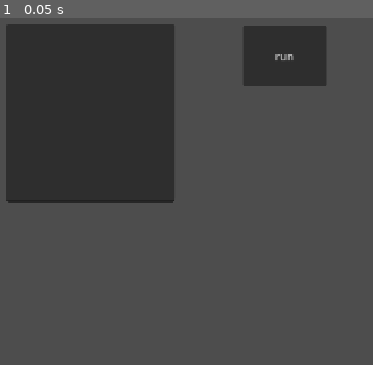
Above: before the commit, frame 1.
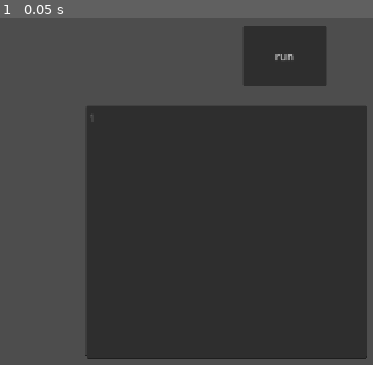
Above: after the commit, the same moment.

Repository: MalteFP/The-platformer-was-replaced
Game: Godot game, scene res://node_2d.tscn
The game is run twice, just before and just after one commit, with the same random seed, the same clock (stepped at 60 frames per second) and the same inputs.
Inputs:
- Up to frame 1 (0.05 s): no input

The runs differ from the first frame. In frame 1, 65% of the frame differs, in the area x 1-99%, y 1-99%.

Commit message:
Added if statements

Diff:
--- a/ASTNode.gd
+++ b/ASTNode.gd
@@ -17,7 +17,6 @@
 	func _init(name: String, val):
 		var_name = name
 		value = val
-		print(var_name + " = " + str(value))
 
 
 class LoopNode extends ASTNode:
@@ -32,8 +31,18 @@
 	var left
 	var op: String
 	var right
-
 	func _init(l, o, r):
 		left = l
 		op = o
 		right = r
+
+
+class IfNode extends ASTNode:
+	var condition_expr
+	var then_branch: Array[ASTNode]
+	var else_branch: Array[ASTNode]
+
+	func _init(p_cond, p_then: Array[ASTNode], p_else: Array[ASTNode] = []):
+		condition_expr = p_cond
+		then_branch = p_then
+		else_branch = p_else
--- a/GameInterpreter.gd
+++ b/GameInterpreter.gd
@@ -7,12 +7,12 @@
 func run_ast(nodes: Array[AST.ASTNode]):
 	for node in nodes:
 		if node is AST.AssignmentNode:
-			print(node is AST.AssignmentNode)
 			var evaluated_val = evaluate_expression(node.value)
 			memory[node.var_name] = evaluated_val
 		elif node is AST.LoopNode:
-			var count = evaluate_expression(node.count_expr)
-			for i in range(int(count)):
+			var raw_count = evaluate_expression(node.count_expr)
+			var count = int(raw_count)
+			for step in range(count):
 				await run_ast(node.body)
 		elif node is AST.FunctionCallNode:
 			var temp_args: Array = []
@@ -22,6 +22,12 @@
 				else:
 					temp_args.append(arg)
 			await execute_function(node.func_name, temp_args)
+		elif node is AST.IfNode:
+			var condition_met = evaluate_expression(node.condition_expr)
+			if condition_met:
+				await run_ast(node.then_branch)
+			elif not node.else_branch.is_empty():
+				await run_ast(node.else_branch)
 
 
 
@@ -36,10 +42,6 @@
 func evaluate_expression(node):
 	if node is int or node is float:
 		return node
-
-	if node is String and memory.has(node):
-		return memory[node]
-
 	if node is AST.BinaryOpNode:
 		var left_val = evaluate_expression(node.left)
 		var right_val = evaluate_expression(node.right)
@@ -50,11 +52,23 @@
 			"*": return left_val * right_val
 			"/": return int(left_val / right_val) if right_val != 0 else 0
 			"%": return left_val % right_val if right_val != 0 else 0
+
+			"==": return left_val == right_val
+			"!=": return left_val != right_val
+			"<": return left_val < right_val
+			">": return left_val > right_val
+			"<=": return left_val <= right_val
+			">=": return left_val >= right_val
+
+	if node is String and memory.has(node):
+		return memory[node]
+
+
 	return int(str(node)) if str(node).is_valid_int() else 0
 
 
 func _on_run_pressed() -> void:
-	var user_code = $CodeEdit.text
+	var user_code = $CodeEditor.text
 	var tokens = Lexer.tokenize(user_code)
 	var ast = SimpleParser.parse(tokens)
 	await run_ast(ast)
--- a/Lexer.gd
+++ b/Lexer.gd
@@ -1,6 +1,6 @@
 class_name Lexer
 
-enum TokenType { IDENTIFIER, NUMBER, LPAREN, RPAREN, LBRACE, RBRACE, EQUALS, COLON, NEWLINE, EOF }
+enum TokenType { IDENTIFIER, NUMBER, LPAREN, RPAREN, LBRACE, RBRACE, EQUALS, OPERATOR, NEWLINE, EOF }
 
 class Token:
 	var type: TokenType
@@ -18,22 +18,53 @@
 		if trimmed == "" or trimmed.begins_with("#"):
 			continue
 
-		var formatted = trimmed \
-			.replace("(", " ( ") \
-			.replace(")", " ) ") \
-			.replace("{", " { ") \
-			.replace("}", " } ") \
-			.replace("=", " = ")
+		var i = 0
+		while i < trimmed.length():
+			var c = trimmed[i]
 
-		var words = formatted.split(" ", false)
-		for word in words:
-			match word:
-				"(": tokens.append(Token.new(TokenType.LPAREN))
-				")": tokens.append(Token.new(TokenType.RPAREN))
-				"{": tokens.append(Token.new(TokenType.LBRACE))
-				"}": tokens.append(Token.new(TokenType.RBRACE))
-				"=": tokens.append(Token.new(TokenType.EQUALS))
-				_: tokens.append(Token.new(TokenType.IDENTIFIER, word))
+			if c == " " or c == "\t":
+				i += 1
+				continue
+
+			if i + 1 < trimmed.length():
+				var two_chars = trimmed.substr(i, 2)
+				if two_chars in ["==", "!=", "<=", ">="]:
+					tokens.append(Token.new(TokenType.OPERATOR, two_chars))
+					i += 2
+					continue
+
+			match c:
+				"(":
+					tokens.append(Token.new(TokenType.LPAREN, "("))
+					i += 1
+				")":
+					tokens.append(Token.new(TokenType.RPAREN, ")"))
+					i += 1
+				"{":
+					tokens.append(Token.new(TokenType.LBRACE, "{"))
+					i += 1
+				"}":
+					tokens.append(Token.new(TokenType.RBRACE, "}"))
+					i += 1
+				"=":
+					tokens.append(Token.new(TokenType.EQUALS, "="))
+					i += 1
+				"+", "-", "*", "/", "%", "<", ">":
+					tokens.append(Token.new(TokenType.OPERATOR, c))
+					i += 1
+				_:
+					var start = i
+					while i < trimmed.length():
+						var next_c = trimmed[i]
+						if next_c in [" ", "\t", "(", ")", "{", "}", "=", "+", "-", "*", "/", "%", "<", ">", "!"]:
+							break
+						i += 1
+					var word = trimmed.substr(start, i - start)
+					if word != "":
+						if word.is_valid_int():
+							tokens.append(Token.new(TokenType.NUMBER, word))
+						else:
+							tokens.append(Token.new(TokenType.IDENTIFIER, word))
 
 		tokens.append(Token.new(TokenType.NEWLINE))
 
--- a/SimpleParser.gd
+++ b/SimpleParser.gd
@@ -23,16 +23,16 @@
 
 		# 1.Loop
 		if token.type == Lexer.TokenType.IDENTIFIER and token.value == "repeat":
+			print("loop")
 			i += 1
-			var count_val = tokens[i].value
-			i += 1
-
+			var count_expr_result = _parse_value_or_expr(tokens, i)
+			i = count_expr_result.next_index
 
 			if i < tokens.size() and tokens[i].type == Lexer.TokenType.LBRACE:
 				i += 1
+				var block_result = _parse_block(tokens, i, Lexer.TokenType.RBRACE)
 
-				var block_result = _parse_block(tokens, i, Lexer.TokenType.RBRACE)
-				nodes.append(AST.LoopNode.new(count_val, block_result.nodes))
+				nodes.append(AST.LoopNode.new(count_expr_result.node, block_result.nodes))
 				i = block_result.next_index
 
 		# 2. Variable Assignment
@@ -40,8 +40,7 @@
 			var var_name = token.value
 			i += 2
 			var expr_result = _parse_value_or_expr(tokens, i)
-			var value = GameInterpreter.new().evaluate_expression(expr_result.node)
-			nodes.append(AST.AssignmentNode.new(var_name, value))
+			nodes.append(AST.AssignmentNode.new(var_name, expr_result.node))
 			i = expr_result.next_index
 
 		# 3. Function Call
@@ -60,6 +59,30 @@
 
 			nodes.append(AST.FunctionCallNode.new(func_name, args))
 
+		# 4. If statement
+		elif token.type == Lexer.TokenType.IDENTIFIER and token.value == "if":
+			i += 1
+
+			var cond_result = _parse_value_or_expr(tokens, i)
+			i = cond_result.next_index
+
+			if i < tokens.size() and tokens[i].type == Lexer.TokenType.LBRACE:
+				i += 1
+				var then_block = _parse_block(tokens, i, Lexer.TokenType.RBRACE)
+				i = then_block.next_index
+				var else_nodes: Array[AST.ASTNode] = []
+
+				if i < tokens.size() and tokens[i].type == Lexer.TokenType.IDENTIFIER and tokens[i].value == "else":
+					i += 1
+					if i < tokens.size() and tokens[i].type == Lexer.TokenType.LBRACE:
+						i += 1
+						var else_block = _parse_block(tokens, i, Lexer.TokenType.RBRACE)
+						else_nodes = else_block.nodes
+						i = else_block.next_index
+
+				nodes.append(AST.IfNode.new(cond_result.node, then_block.nodes, else_nodes))
+
+
 		else:
 			i += 1
 
@@ -71,7 +94,9 @@
 	var left_val = int(raw_val) if raw_val.is_valid_int() else raw_val
 	i += 1
 
-	if i < tokens.size() and tokens[i].value in ["+", "-", "*", "/", "%"]:
+	var vaild_ops = ["+", "-", "*", "/", "%", "==", "!=", "<", ">", "<=", ">="]
+
+	if i < tokens.size() and tokens[i].value in vaild_ops:
 		var op = tokens[i].value
 		i += 1
 
@@ -81,6 +106,18 @@
 			i += 1
 
 			var node = AST.BinaryOpNode.new(left_val, op, right_val)
+
+			if i < tokens.size() and tokens[i].value in vaild_ops:
+				var op2 = tokens[i].value
+				i += 1
+
+				if i < tokens.size():
+					var raw_right2 = tokens[i].value
+					var right_val2 = int(raw_right2) if raw_right2.is_valid_int() else raw_right2
+					i += 1
+
+					node = AST.BinaryOpNode.new(node,op2, right_val2)
+
 			return { "node": node, "next_index": i }
 
 	return { "node": left_val, "next_index": i }
--- /dev/null
+++ b/code_editor.gd
@@ -0,0 +1,21 @@
+extends TextEdit
+
+var keywords: Array[Dictionary] = [
+	{"keyword": "repeat","color": Color.ORANGE}
+	]
+
+func _ready() -> void:
+	draw_control_chars = false
+	syntax_highlighter = create_custom_highligther()
+
+
+func create_custom_highligther() -> CodeHighlighter:
+	var highlighter = CodeHighlighter.new()
+	for keyword in keywords:
+		highlighter.add_keyword_color(keyword["keyword"], keyword["color"])
+	highlighter.add_color_region('"', '"', Color.DARK_GREEN)
+	highlighter.add_color_region("#", "", Color.DARK_GRAY, true)
+	highlighter.number_color = Color.DARK_SEA_GREEN
+	highlighter.function_color = Color.PURPLE
+	highlighter.symbol_color = Color.DIM_GRAY
+	return highlighter
--- /dev/null
+++ b/code_editor.tscn
@@ -0,0 +1,12 @@
+[gd_scene format=3 uid="uid://mruo30i2leg8"]
+
+[ext_resource type="Script" uid="uid://co07t1lg87p6i" path="res://code_editor.gd" id="1_uoi7k"]
+
+[node name="CodeEditor" type="CodeEdit" unique_id=1844267820]
+offset_right = 250.0
+offset_bottom = 204.0
+scroll_smooth = true
+symbol_lookup_on_click = true
+symbol_tooltip_on_hover = true
+gutters_draw_line_numbers = true
+script = ExtResource("1_uoi7k")
--- a/node_2d.tscn
+++ b/node_2d.tscn
@@ -2,16 +2,11 @@
 
 [ext_resource type="Script" uid="uid://7si6msfyeojs" path="res://GameInterpreter.gd" id="1_wtcfe"]
 [ext_resource type="PackedScene" uid="uid://cpsowvuwkeqk2" path="res://player.tscn" id="2_0e48y"]
+[ext_resource type="PackedScene" uid="uid://mruo30i2leg8" path="res://code_editor.tscn" id="3_epypp"]
 
 [node name="GameInterpreter" type="Node2D" unique_id=97430055 node_paths=PackedStringArray("player") groups=["GameInterpreter"]]
 script = ExtResource("1_wtcfe")
 player = NodePath("Player")
-
-[node name="CodeEdit" type="CodeEdit" parent="." unique_id=1278910784]
-offset_left = 29.0
-offset_top = 25.0
-offset_right = 272.0
-offset_bottom = 281.0
 
 [node name="run" type="Button" parent="." unique_id=1903476606]
 offset_left = 370.0
@@ -22,4 +17,10 @@
 
 [node name="Player" parent="." unique_id=1617328749 instance=ExtResource("2_0e48y")]
 
+[node name="CodeEditor" parent="." unique_id=1844267820 instance=ExtResource("3_epypp")]
+offset_left = 144.0
+offset_top = 142.0
+offset_right = 549.0
+offset_bottom = 507.0
+
 [connection signal="pressed" from="run" to="." method="_on_run_pressed"]
Not shown, added: code_editor.gd.uid
